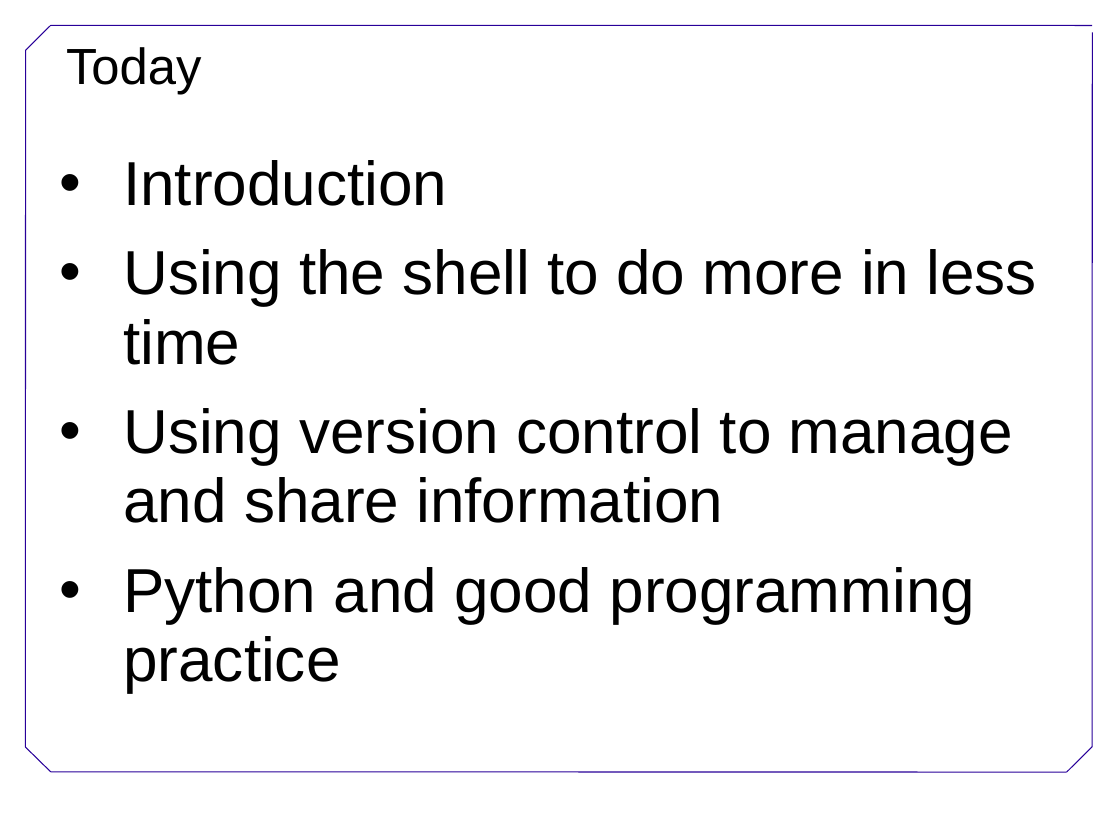
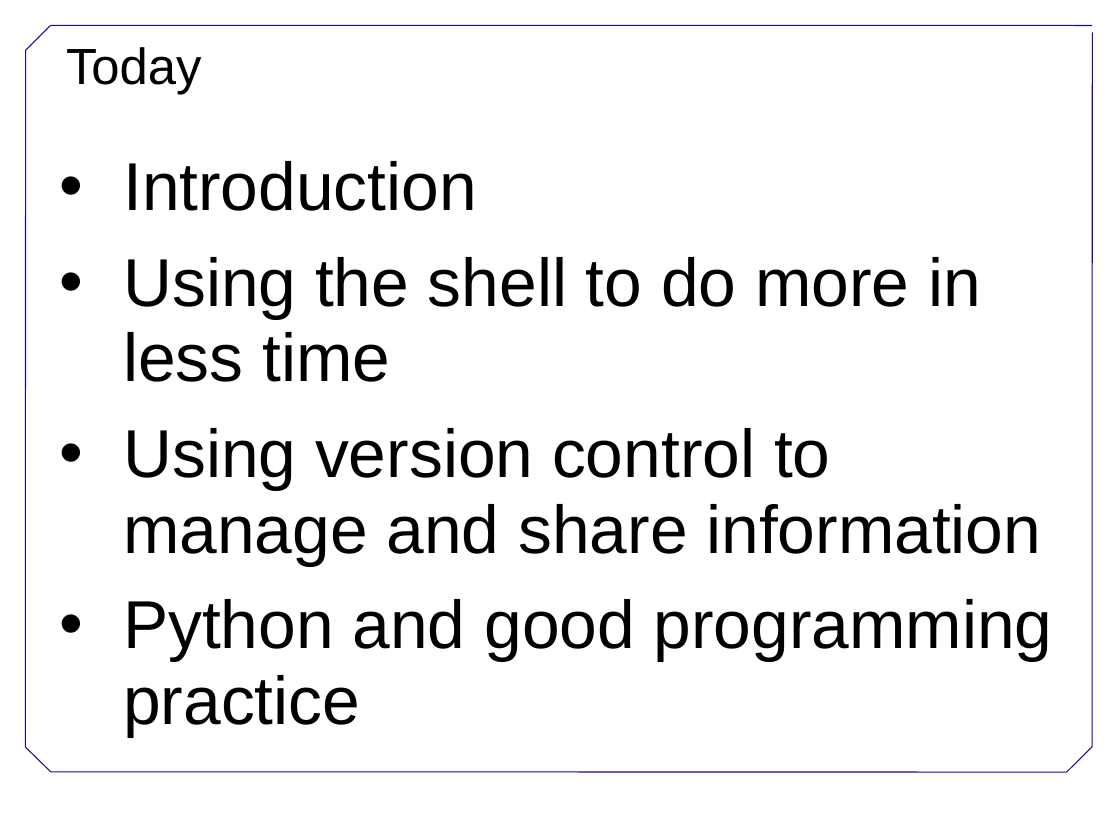
Before and after one commit to swcarpentry/DEPRECATED-boot-camps, a slide deck: slide 2 of Welcome.ppt. Drawn at 1120x840 pixels with LibreOffice and Linux fonts; fonts in the diff are those of the drawing; background and template pictures are left out. Boxes give left, top, right and bottom in pixels: in the first picture for what was removed or moved away, otherwise in the second. Text is boxed around its words. In the diff, an @@ line names an element or a change of style, - is before the commit and + after.

```diff
--- a/Welcome.ppt
+++ b/Welcome.ppt
@@ text "Introduction" at (x1=123, y1=161, x2=1053, y2=737): size 44 to 48 pt @@
```
Also in this commit, not shown: 3 other slides changed, 1 slide added, 1 slide removed, 1 other file.
